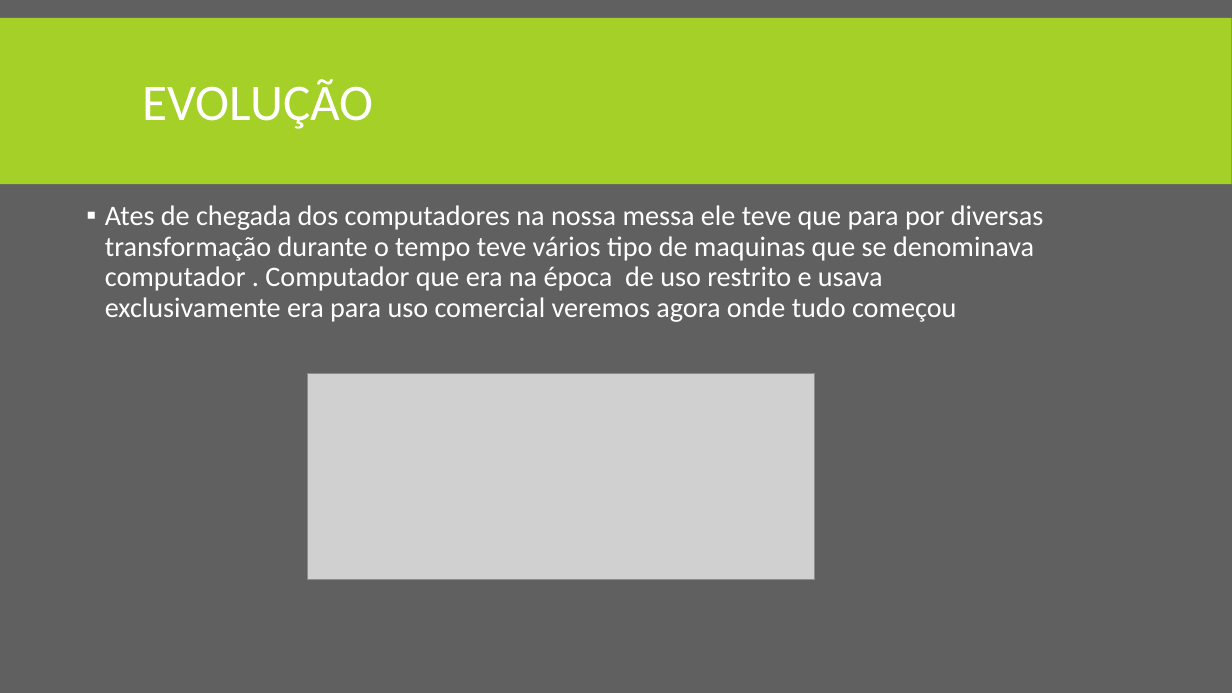
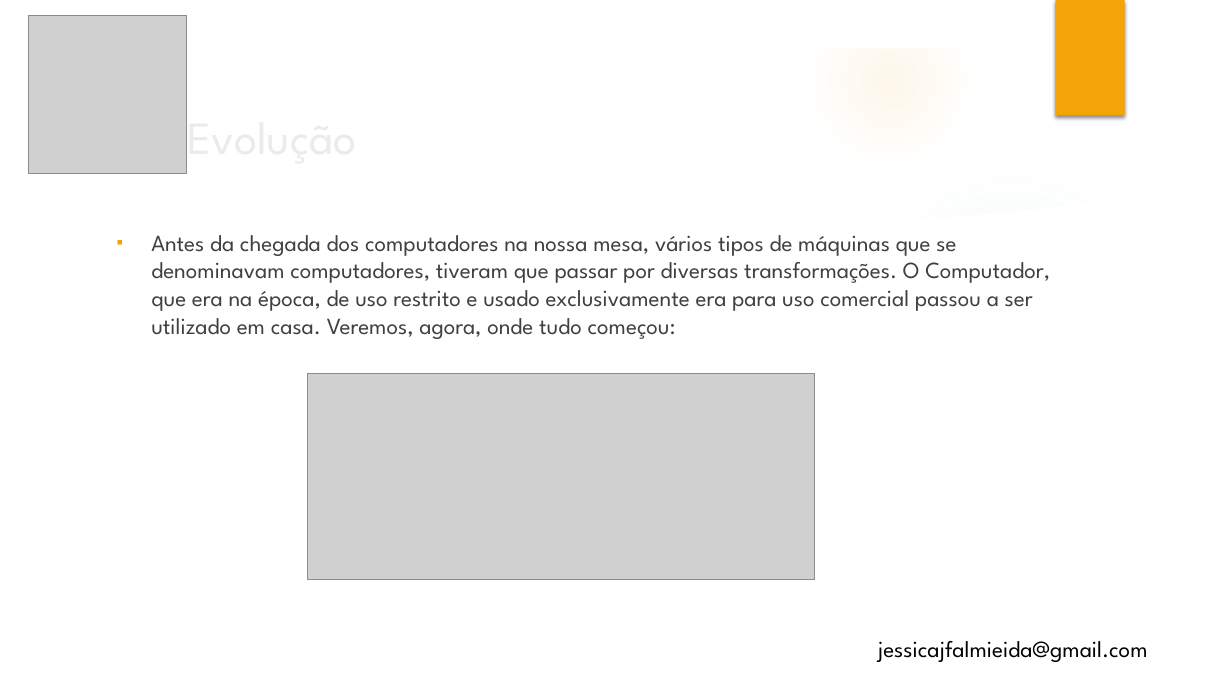
Before and after one commit to almeidaalijessica/tes, a slide deck: slide 4 of Evolução dos computadores.pptx (slide 2 before the commit). Drawn at 1232x693 pixels with LibreOffice and Linux fonts; fonts in the diff are those of the drawing; grey boxes stand for pictures; background and template pictures are left out. Boxes give left, top, right and bottom in pixels: in the first picture for what was removed or moved away, otherwise in the second. Text is boxed around its words. In the diff, an @@ line names an element or a change of style, - is before the commit and + after.

```diff
--- a/Evolução dos computadores.pptx
+++ b/Evolução dos computadores.pptx
@@ background #606060 to picture (left out) @@
@@ rectangle removed at (x1=0, y1=18, x2=1232, y2=184) @@
@@ group added at (x1=0, y1=0, x2=1232, y2=693): 6 ellipses, 3 freeform shapes @@
@@ picture added at (x1=29, y1=16, x2=187, y2=174) @@
@@ rectangle added at (x1=1055, y1=0, x2=1125, y2=116), fill #F5A408 @@
@@ title at (x1=142, y1=79, x2=373, y2=129): text changed; size 40 to 36 pt; font Calibri to League Spartan; text colour #FFFFFF to #EBEBEB @@
-EVOLUÇÃO
+Evolução
@@ text at (x1=151, y1=235, x2=1050, y2=339): text changed; size 22 to 18 pt; font Calibri to League Spartan; text colour #FFFFFF to #404040 @@
-▪ Ates de chegada dos computadores na nossa messa ele teve que para por diversas transformação durante o tempo teve vários tipo de maquinas que se denominava computador . Computador que era na época de uso restrito e usava exclusivamente era para uso comercial veremos agora onde tudo começou
+▪ Antes da chegada dos computadores na nossa mesa, vários tipos de máquinas que se denominavam computadores, tiveram que passar por diversas transformações. O Computador, que era na época, de uso restrito e usado exclusivamente era para uso comercial passou a ser utilizado em casa. Veremos, agora, onde tudo começou:
@@ text added at (x1=878, y1=641, x2=1148, y2=662), 18 pt, text #000000 @@
+jessicajfalmieida@gmail.com
```
Also in this commit, not shown: 5 other slides changed, 5 slides added, 2 slides removed, 1 other file.
